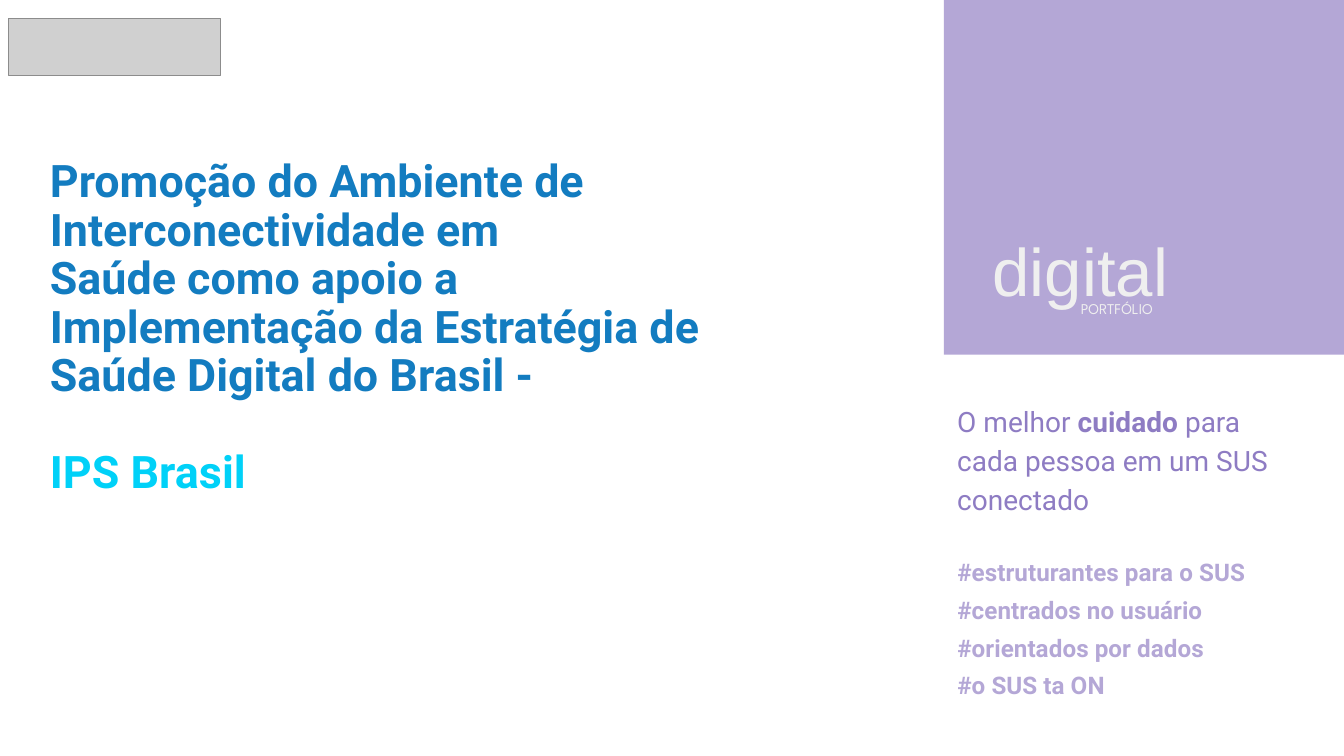
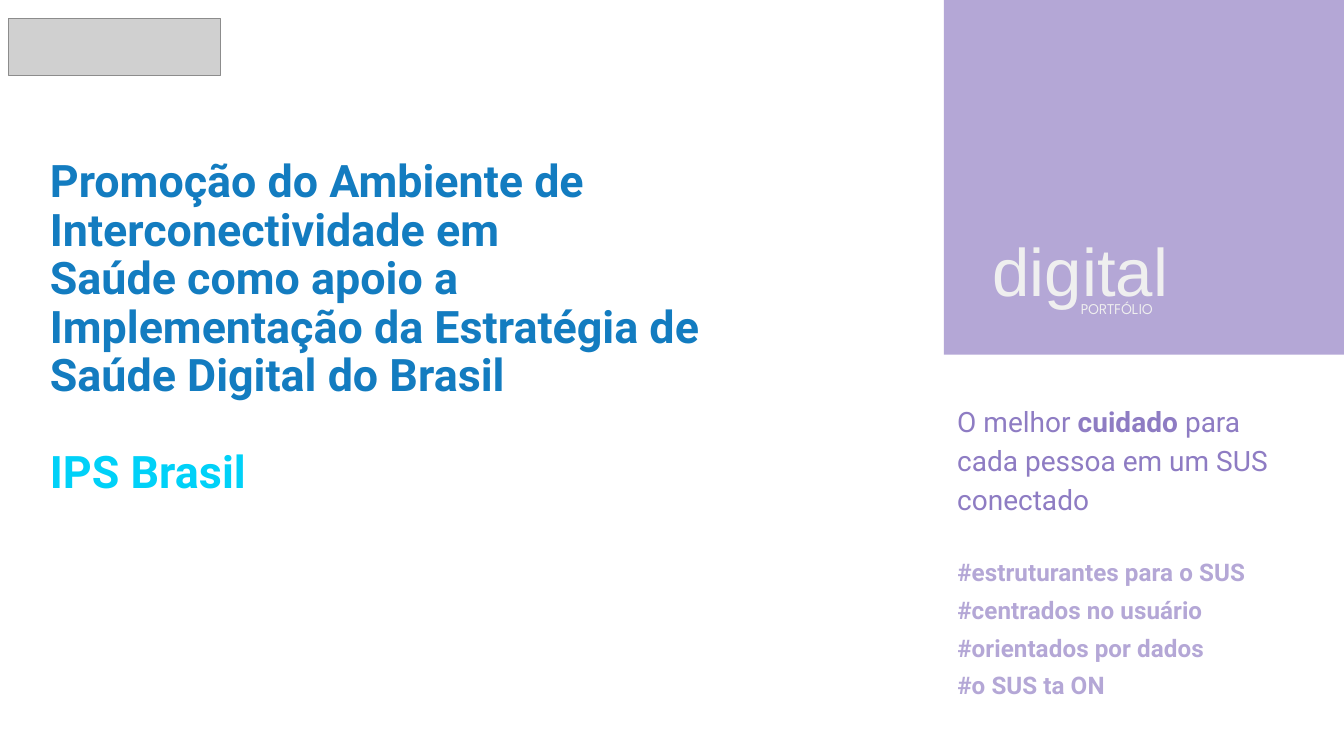
Before and after one commit to moaassis/https-git-codecommit.sa-east-1.amazonaws.com-v1-repos-ips-brasil-documentos, a slide deck: slide 1 of Gestão do Projeto/ApresentacoesProjeto/EscopoAlteracaoMarco23.pptx. Drawn at 1344x756 pixels with LibreOffice and Linux fonts; fonts in the diff are those of the drawing; grey boxes stand for pictures. Boxes give left, top, right and bottom in pixels: in the first picture for what was removed or moved away, otherwise in the second. Text is boxed around its words. In the diff, an @@ line names an element or a change of style, - is before the commit and + after.

```diff
--- a/Gestão do Projeto/ApresentacoesProjeto/EscopoAlteracaoMarco23.pptx
+++ b/Gestão do Projeto/ApresentacoesProjeto/EscopoAlteracaoMarco23.pptx
@@ title at (50, 163, 698, 489): text changed @@
-Promoção do Ambiente de Interconectividade em Saúde como apoio a Implementação da Estratégia de Saúde Digital do Brasil -
-IPS Brasil
+Promoção do Ambiente de Interconectividade em Saúde como apoio a Implementação da Estratégia de Saúde Digital do Brasil
+IPS Brasil
```
Also in this commit, not shown: 1 other slide changed.
